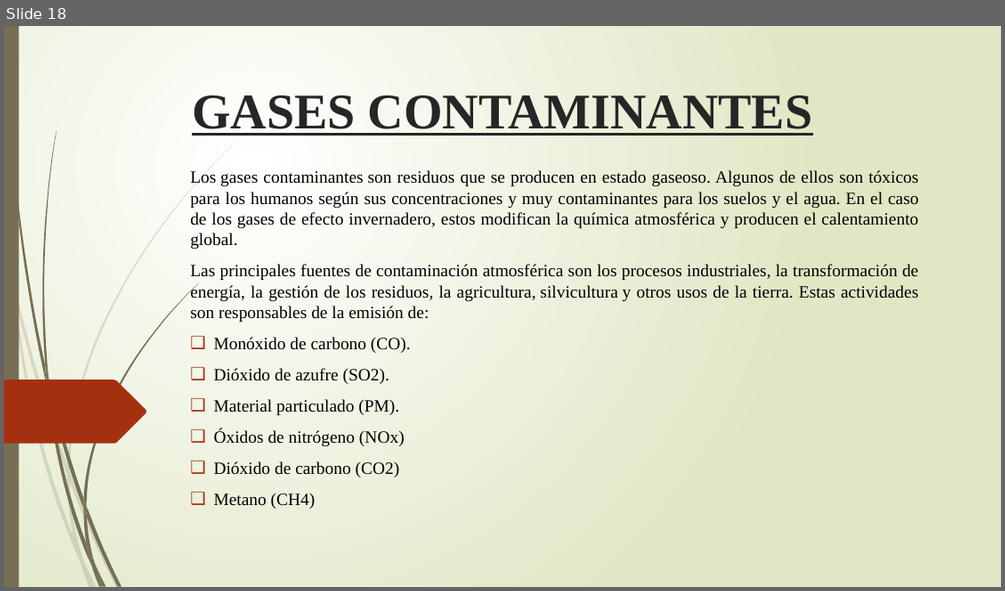
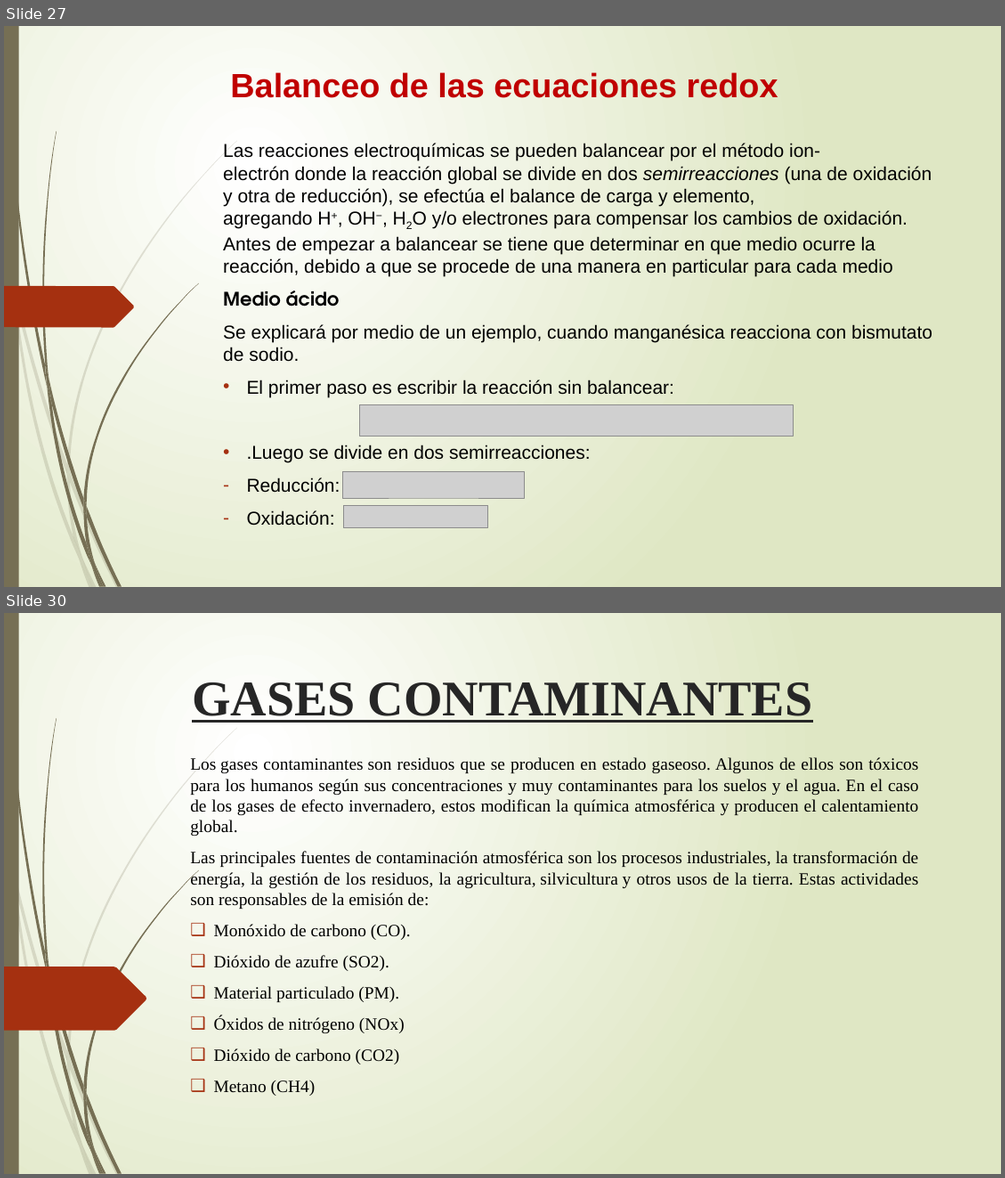
Before and after one commit to IvanRivera771/Documentos-GIT, a slide deck: Trabajo de Investigación Gases.pptx. Shown one above the other, each under a label of ours: slide 18 before the commit, slides 27 and 30 after it; the slides between them are not shown. The pictures are 1005x591 and 1005x1178 pixels, drawn with LibreOffice and Linux fonts; fonts in the diff are those of the drawing; grey boxes stand for pictures. Boxes give left, top, right and bottom in pixels: in the first picture for what was removed or moved away, otherwise in the second. Text is boxed around its words. In the diff, an @@ line names an element or a change of style, - is before the commit and + after.

```diff
--- a/Trabajo de Investigación Gases.pptx
+++ b/Trabajo de Investigación Gases.pptx
@@ slide 27 added at box(4, 26, 1001, 587), background gradient #FFFFFF to #DFE8C4; not listed: 23 template elements that a slide beside it also shows @@
@@ title added at box(230, 72, 778, 98), 32.4 pt, text #C00000, bold @@
+Balanceo de las ecuaciones redox
@@ text added at box(223, 143, 932, 525), 18 pt, text #000000 @@
+Las reacciones electroquímicas se pueden balancear por el método ion-electrón donde la reacción global se divide en dos semirreacciones (una de oxidación y otra de reducción), se efectúa el balance de carga y elemento, agregando H+, OH−, H2O y/o electrones para compensar los cambios de oxidación. Antes de empezar a balancear se tiene que determinar en que medio ocurre la reacción, debido a que se procede de una manera en particular para cada medio
+Medio ácido
+Se explicará por medio de un ejemplo, cuando manganésica reacciona con bismutato de sodio.
+• El primer paso es escribir la reacción sin balancear:
+• .Luego se divide en dos semirreacciones:
+– Reducción:
+– Oxidación:
@@ freeform shape added at box(4, 286, 134, 328), fill #A53010 @@
@@ picture added at box(360, 405, 793, 435) @@
@@ picture added at box(343, 471, 525, 498) @@
@@ picture added at box(343, 506, 488, 528) @@
@@ what was slide 18 is now slide 30 @@
```
Also in this commit, not shown: 3 slides changed, 18 other slides added, 6 slides removed, 1 other file.
